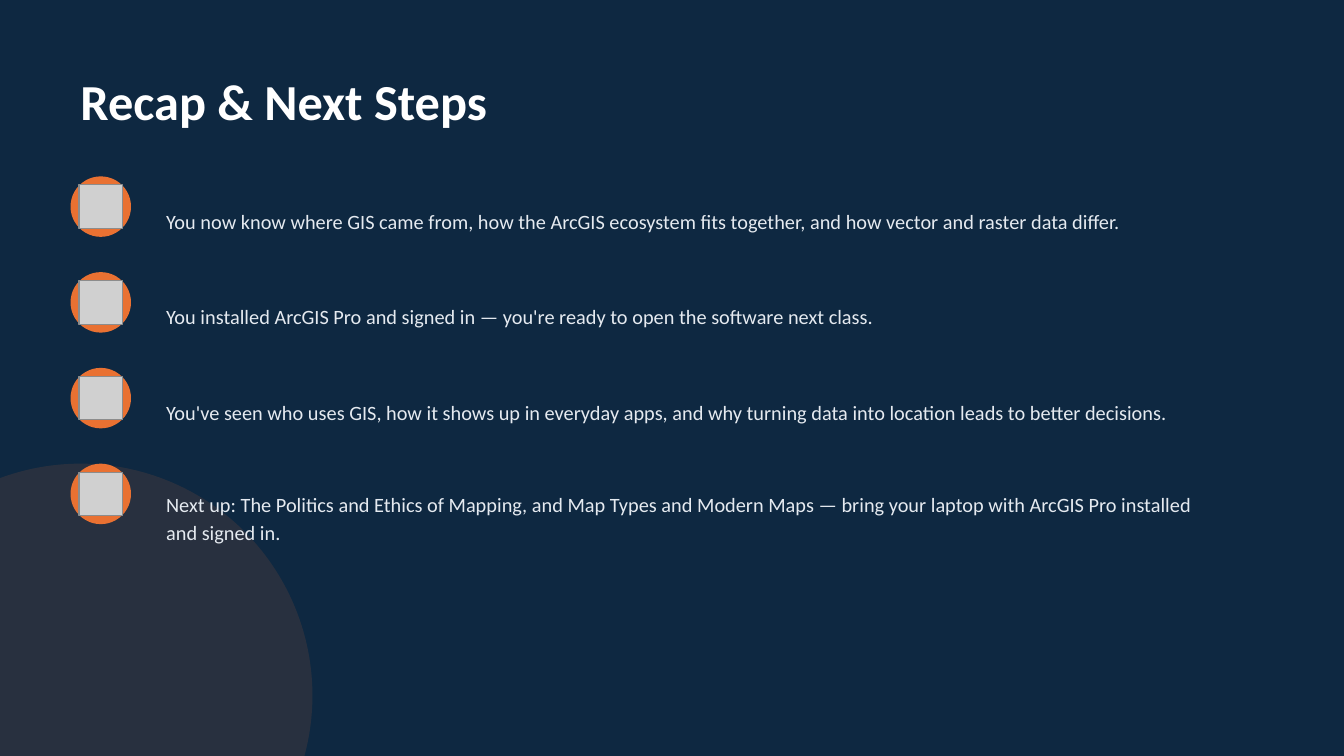
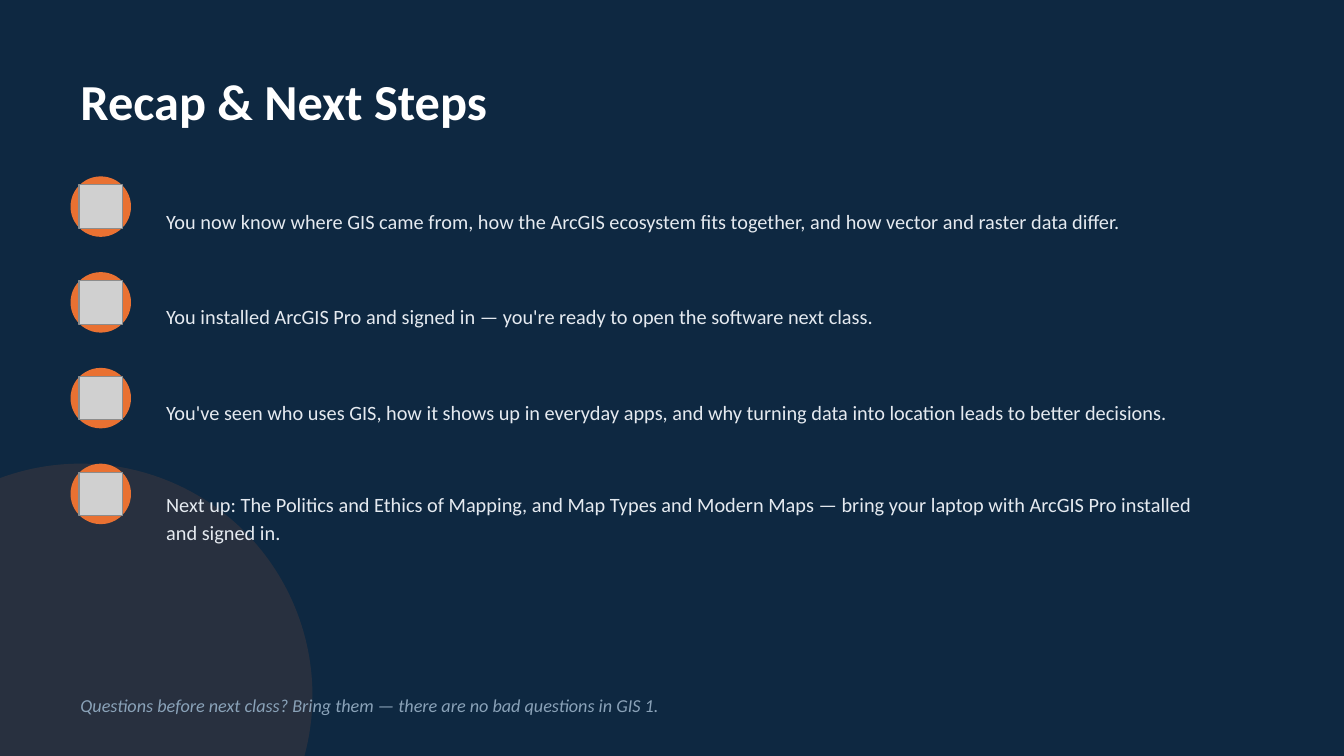
Before and after one commit to ShokranGit/arcgis-pro-course, a slide deck: slide 32 of docs/slides/Introduction to GIS.pptx. Drawn at 1344x756 pixels with LibreOffice and Linux fonts; fonts in the diff are those of the drawing; grey boxes stand for pictures. Boxes give left, top, right and bottom in pixels: in the first picture for what was removed or moved away, otherwise in the second. Text is boxed around its words. In the diff, an @@ line names an element or a change of style, - is before the commit and + after.

```diff
--- a/docs/slides/Introduction to GIS.pptx
+++ b/docs/slides/Introduction to GIS.pptx
@@ text added at [80, 699, 659, 715], 13 pt, text #8AA2B8, italic @@
+Questions before next class? Bring them — there are no bad questions in GIS 1.
```
Also in this commit, not shown: 2 other slides changed.
